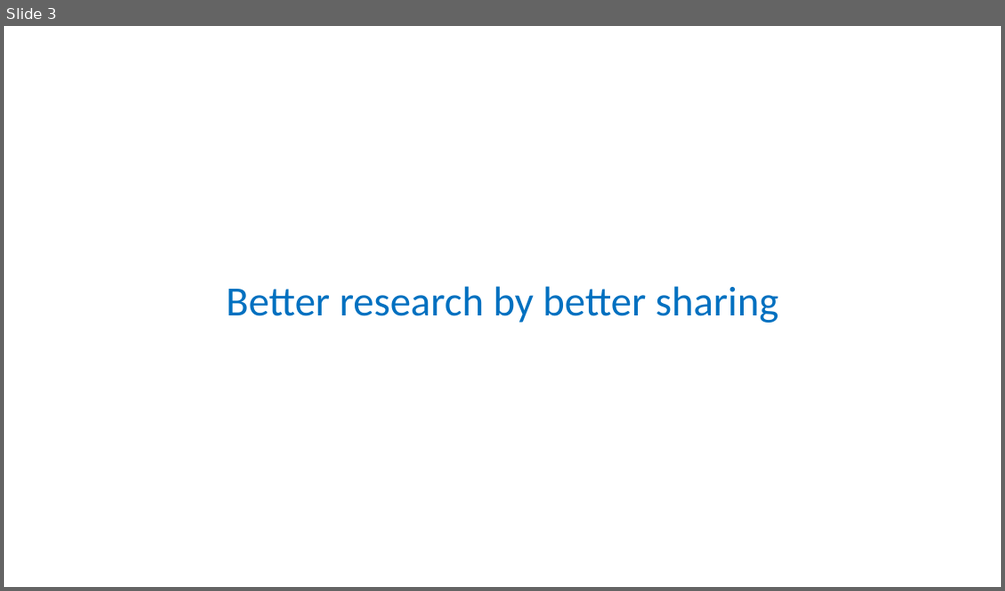
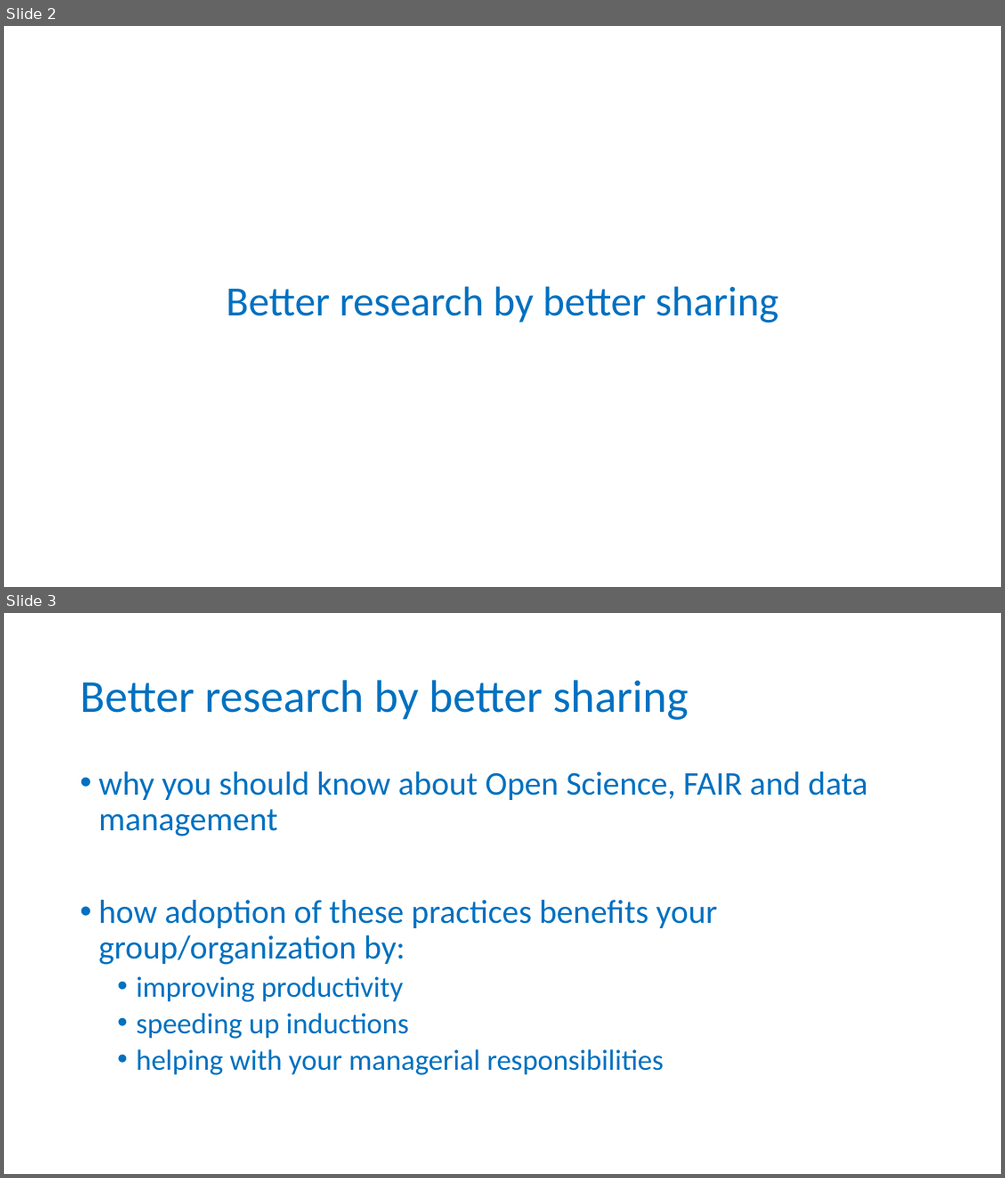
Before and after one commit to carpentries-incubator/fair-for-leaders, a slide deck: instructors/01_Why_are_we_here.pptx. Shown one above the other, each under a label of ours: slide 3 before the commit, slides 2 and 3 after it. The pictures are 1005x591 and 1005x1178 pixels, drawn with LibreOffice and Linux fonts; fonts in the diff are those of the drawing; background and template pictures are left out. Boxes give left, top, right and bottom in pixels: in the first picture for what was removed or moved away, otherwise in the second. Text is boxed around its words. In the diff, an @@ line names an element or a change of style, - is before the commit and + after.

Commit message:
state content in initial slide

```diff
--- a/instructors/01_Why_are_we_here.pptx
+++ b/instructors/01_Why_are_we_here.pptx
@@ slide 3 added at <box>4,613,1001,1174</box>, background #FFFFFF @@
@@ title added at <box>80,680,688,720</box>, 44 pt, text #0070C0 @@
+Better research by better sharing
@@ text added at <box>98,771,867,1075</box>, 32 pt, text #0070C0 @@
+• why you should know about Open Science, FAIR and data management
+• how adoption of these practices benefits your group/organization by:
+  • improving productivity
+  • speeding up inductions
+  • helping with your managerial responsibilities
@@ what was slide 3 is now slide 2 @@
```
